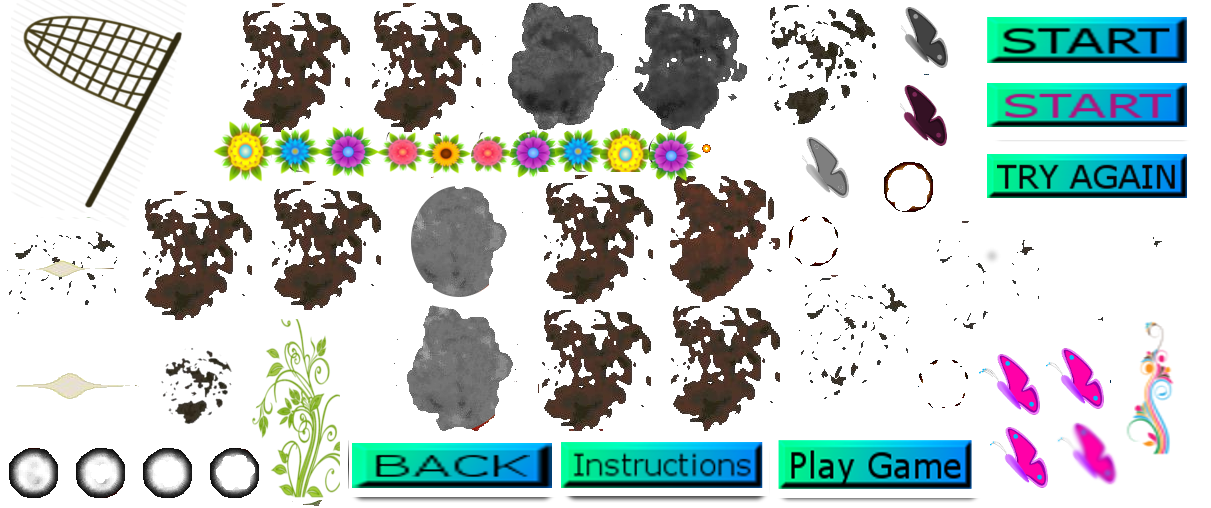
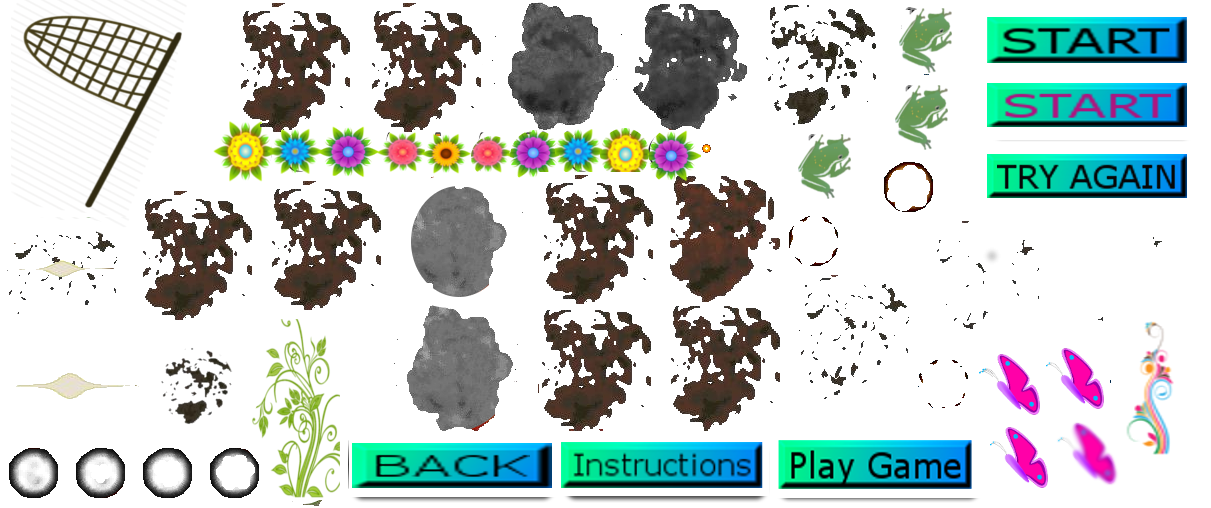
Layer changes from the first 1211 × 508 image to the second:
painted on "atlas2.png" over [798, 8, 952, 199]
